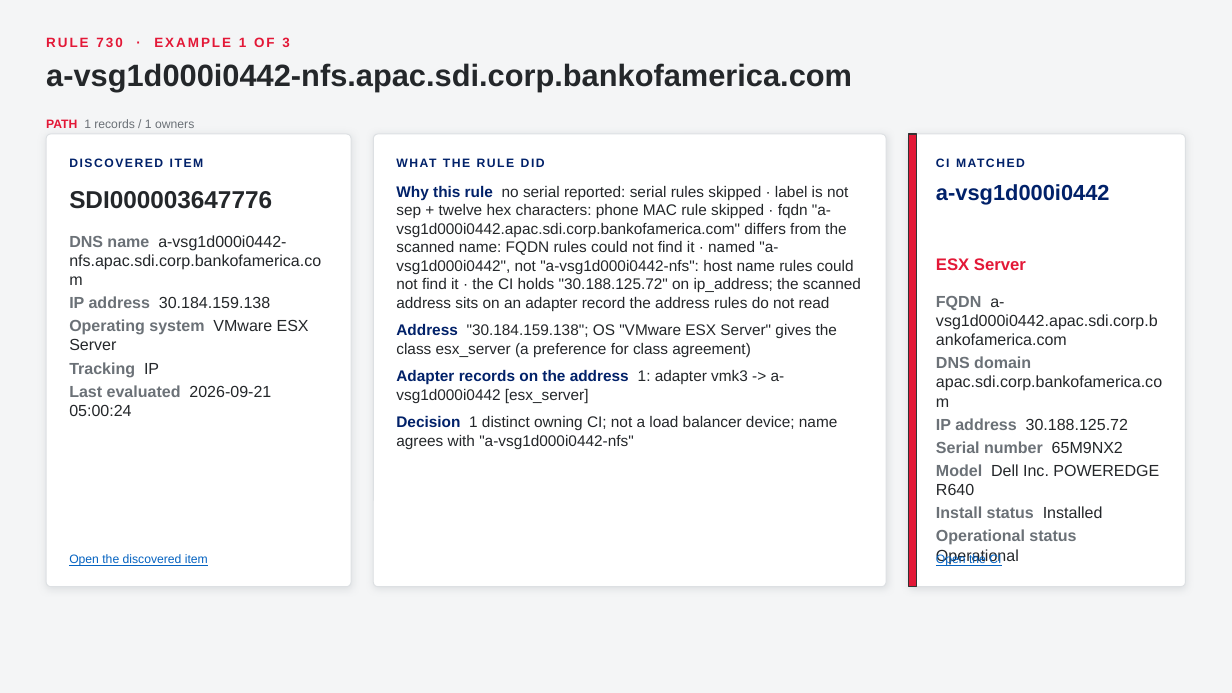
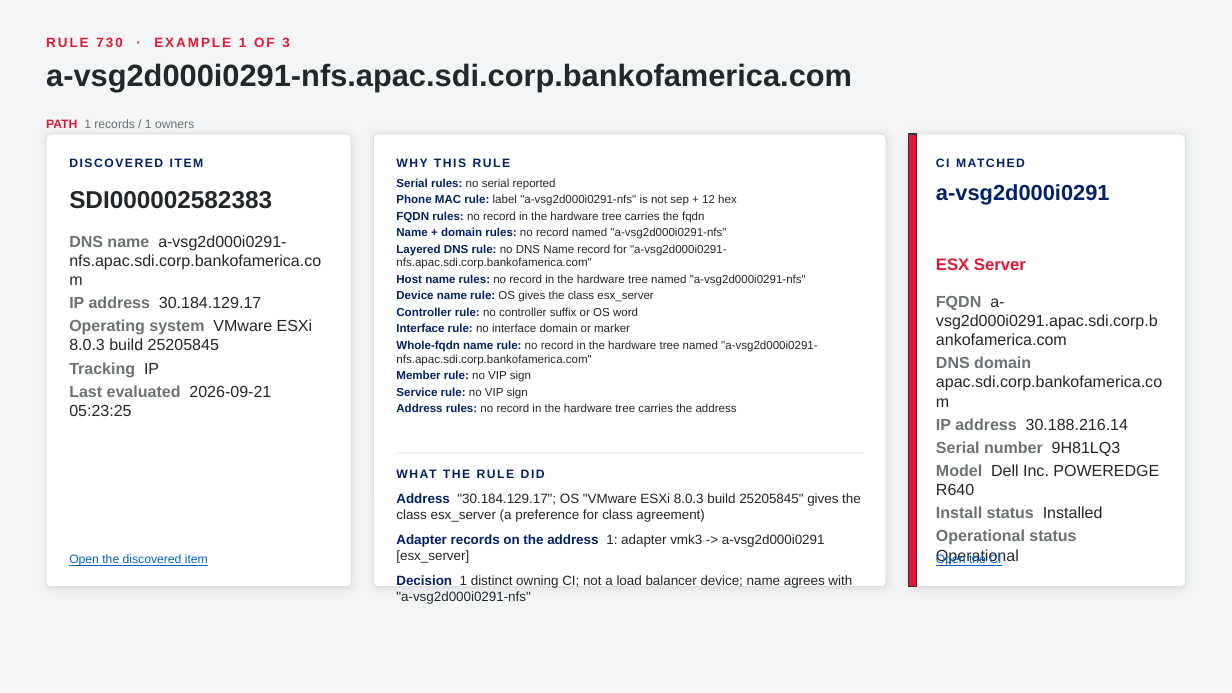
Before and after one commit to singhmihir/py, a slide deck: slide 73 of stories/qualys-ci-lookup-rules/Qualys CI Lookup Rules - CMDB Team Demo.pptx. Drawn at 1232x693 pixels with LibreOffice and Linux fonts; fonts in the diff are those of the drawing. Boxes give left, top, right and bottom in pixels: in the first picture for what was removed or moved away, otherwise in the second. Text is boxed around its words. In the diff, an @@ line names an element or a change of style, - is before the commit and + after.

```diff
--- a/stories/qualys-ci-lookup-rules/Qualys CI Lookup Rules - CMDB Team Demo.pptx
+++ b/stories/qualys-ci-lookup-rules/Qualys CI Lookup Rules - CMDB Team Demo.pptx
@@ text at box(46, 63, 852, 91): text changed @@
-a-vsg1d000i0442-nfs.apac.sdi.corp.bankofamerica.com
+a-vsg2d000i0291-nfs.apac.sdi.corp.bankofamerica.com
@@ text added at box(396, 158, 511, 167), 9.5 pt, text #012169, bold @@
+WHY THIS RULE
@@ text added at box(396, 178, 818, 412), 9 pt, text #24272A @@
+• Serial rules: no serial reported
+• Phone MAC rule: label "a-vsg2d000i0291-nfs" is not sep + 12 hex
+• FQDN rules: no record in the hardware tree carries the fqdn
+• Name + domain rules: no record named "a-vsg2d000i0291-nfs"
+• Layered DNS rule: no DNS Name record for "a-vsg2d000i0291-nfs.apac.sdi.corp.bankofamerica.com"
+• Host name rules: no record in the hardware tree named "a-vsg2d000i0291-nfs"
+• Device name rule: OS gives the class esx_server
+• Controller rule: no controller suffix or OS word
+• Interface rule: no interface domain or marker
+• Whole-fqdn name rule: no record in the hardware tree named "a-vsg2d000i0291-nfs.apac.sdi.corp.bankofamerica.com"
+• Member rule: no VIP sign
+• Service rule: no VIP sign
+• Address rules: no record in the hardware tree carries the address
@@ text at box(69, 191, 272, 209): text changed @@
-SDI000003647776
+SDI000002582383
@@ text removed at box(396, 186, 861, 449) @@
-1. Why this rule no serial reported: serial rules skipped · label is not sep + twelve hex characters: phone MAC rule skipped · fqdn "a-vsg1d000i0442.apac.sdi.corp.bankofamerica.com" differs from the scanned name: FQDN rules could not find it · named "a-vsg1d000i0442", not "a-vsg1d000i0442-nfs": host name rules could not find it · the CI holds "30.188.125.72" on ip_address; the scanned address sits on an adapter record the address rules do not read
-2. Address "30.184.159.138"; OS "VMware ESX Server" gives the class esx_server (a preference for class agreement)
-3. Adapter records on the address 1: adapter vmk3 -> a-vsg1d000i0442 [esx_server]
-4. Decision 1 distinct owning CI; not a load balancer device; name agrees with "a-vsg1d000i0442-nfs"
@@ text at box(936, 184, 1110, 204): text changed @@
-a-vsg1d000i0442
+a-vsg2d000i0291
@@ text at box(69, 235, 321, 350): text changed @@
-DNS name a-vsg1d000i0442-nfs.apac.sdi.corp.bankofamerica.com
-IP address 30.184.159.138
-Operating system VMware ESX Server
+DNS name a-vsg2d000i0291-nfs.apac.sdi.corp.bankofamerica.com
+IP address 30.184.129.17
+Operating system VMware ESXi 8.0.3 build 25205845
@@ text at box(936, 296, 1158, 345): text changed @@
-FQDN a-vsg1d000i0442.apac.sdi.corp.bankofamerica.com
+FQDN a-vsg2d000i0291.apac.sdi.corp.bankofamerica.com
@@ text at box(69, 385, 271, 416): text changed @@
-Last evaluated 2026-09-21 05:00:24
+Last evaluated 2026-09-21 05:23:25
@@ text at box(936, 418, 1128, 456): text changed @@
-IP address 30.188.125.72
-Serial number 65M9NX2
+IP address 30.188.216.14
+Serial number 9H81LQ3
@@ text "WHAT THE RULE DID": place and size @@
-text "WHAT THE RULE DID" at box(396, 151, 863, 175)
+text "WHAT THE RULE DID" at box(396, 462, 863, 486)
@@ line added from (396, 453) to (863, 453), #DDE0E3 0.75 pt @@
@@ text added at box(396, 493, 861, 604), 10.5 pt, text #24272A @@
+1. Address "30.184.129.17"; OS "VMware ESXi 8.0.3 build 25205845" gives the class esx_server (a preference for class agreement)
+2. Adapter records on the address 1: adapter vmk3 -> a-vsg2d000i0291 [esx_server]
+3. Decision 1 distinct owning CI; not a load balancer device; name agrees with "a-vsg2d000i0291-nfs"
```
Also in this commit, not shown: 59 other slides changed, 7 other files.
